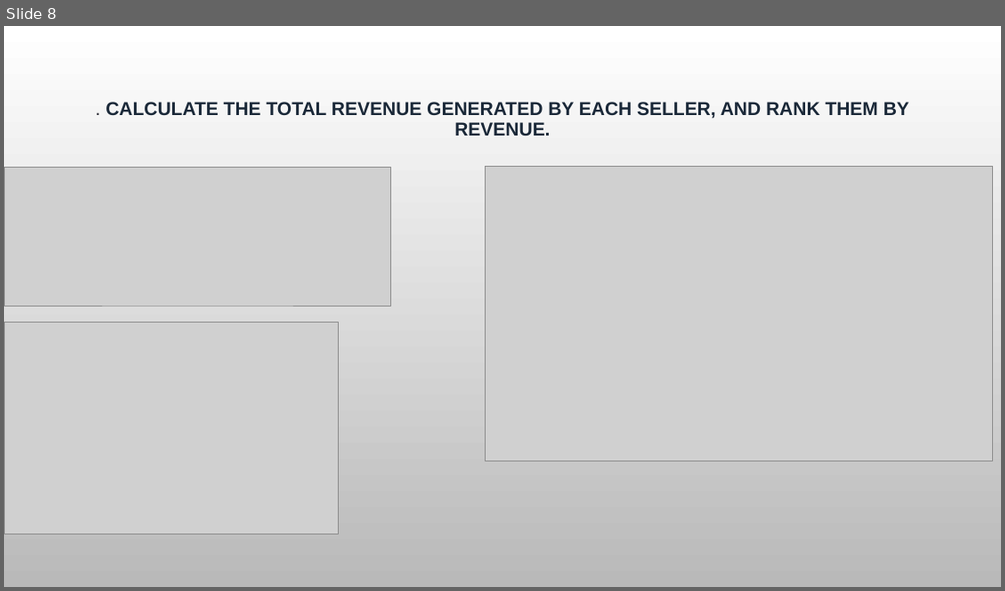
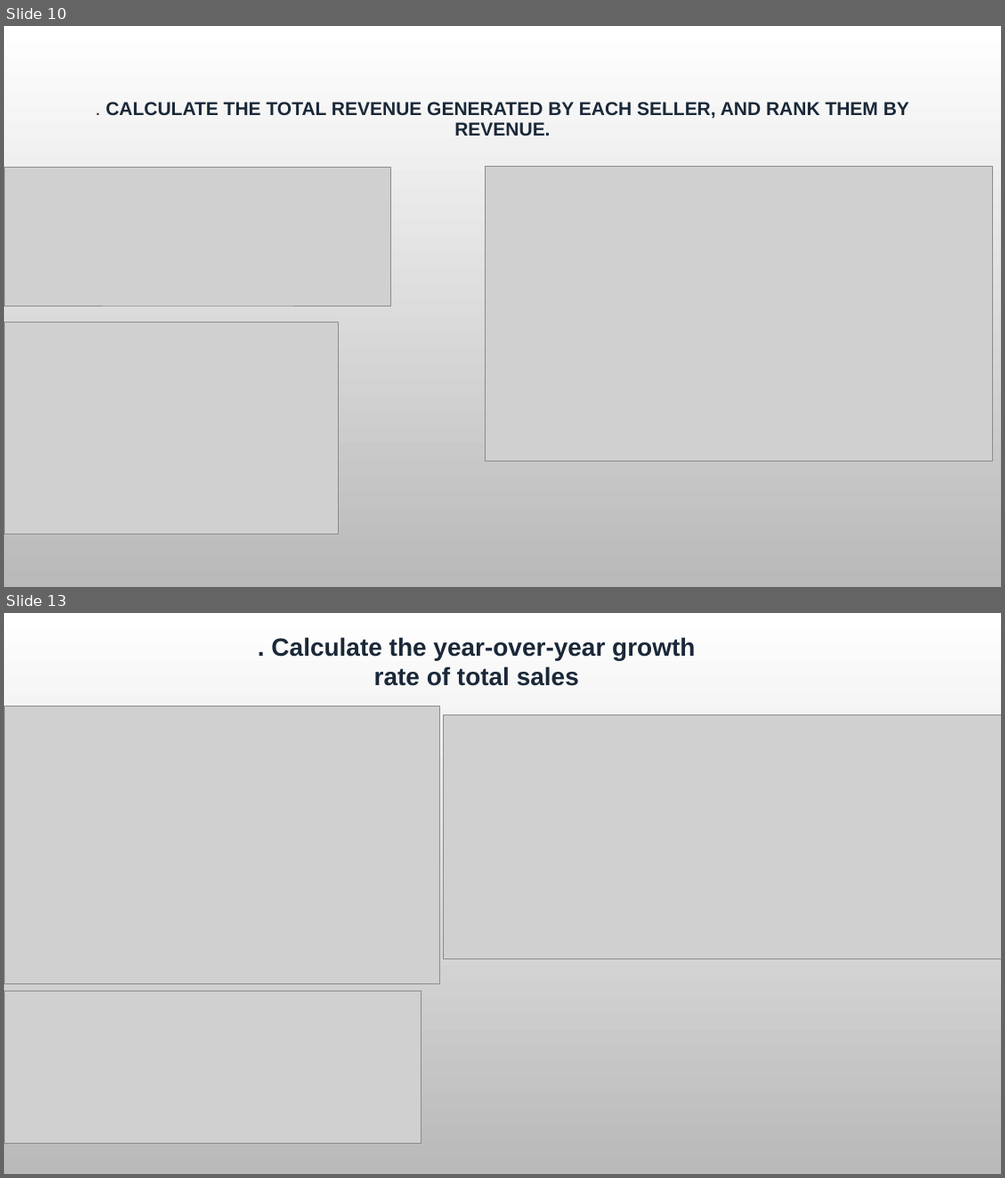
Before and after one commit to priyanshusingh05may-dev/project-_3_python_and_sql-, a slide deck: Navigating the Future of Online Shopping.pptx. Shown one above the other, each under a label of ours: slide 8 before the commit, slides 10 and 13 after it; the slides between them are not shown. The pictures are 1005x591 and 1005x1178 pixels, drawn with LibreOffice and Linux fonts; fonts in the diff are those of the drawing; grey boxes stand for pictures; background and template pictures are left out. Boxes give left, top, right and bottom in pixels: in the first picture for what was removed or moved away, otherwise in the second. Text is boxed around its words. In the diff, an @@ line names an element or a change of style, - is before the commit and + after.

```diff
--- a/Navigating the Future of Online Shopping.pptx
+++ b/Navigating the Future of Online Shopping.pptx
@@ slide 13 added at box(4, 613, 1001, 1174), background picture (left out) @@
@@ text added at box(271, 637, 695, 686), 24 pt, text #1A2839, bold @@
+. Calculate the year-over-year growth rate of total sales
@@ picture added at box(4, 706, 440, 984) @@
@@ picture added at box(444, 715, 1001, 959) @@
@@ picture added at box(4, 991, 421, 1143) @@
@@ what was slide 8 is now slide 10 @@
```
Also in this commit, not shown: 5 slides changed, 3 other slides added, 1 other file.
